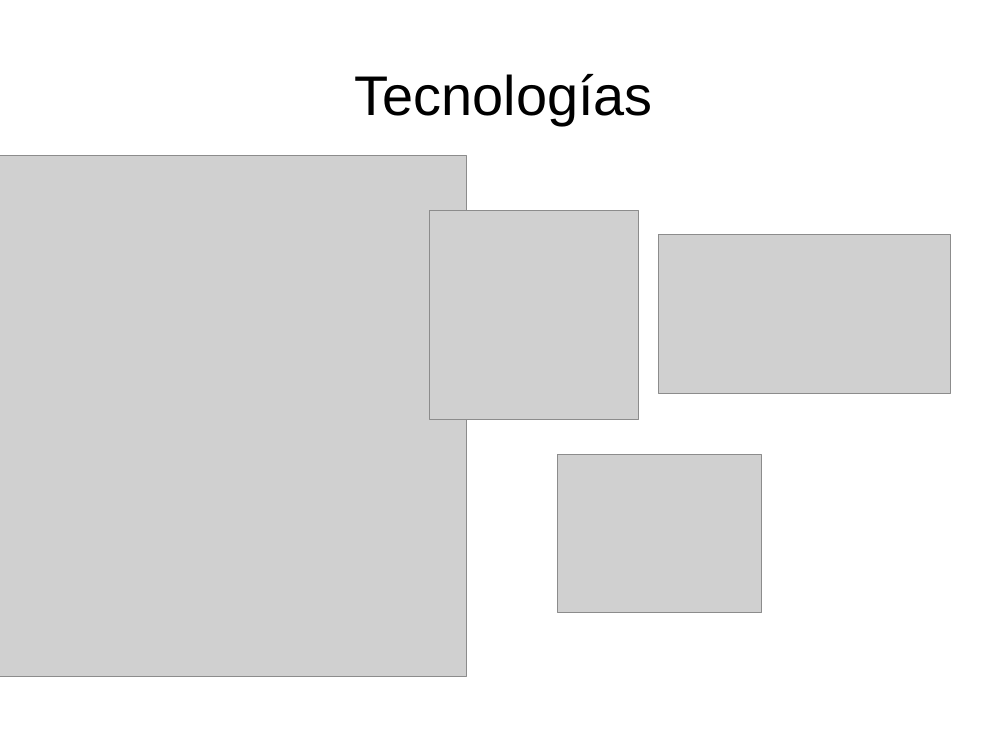
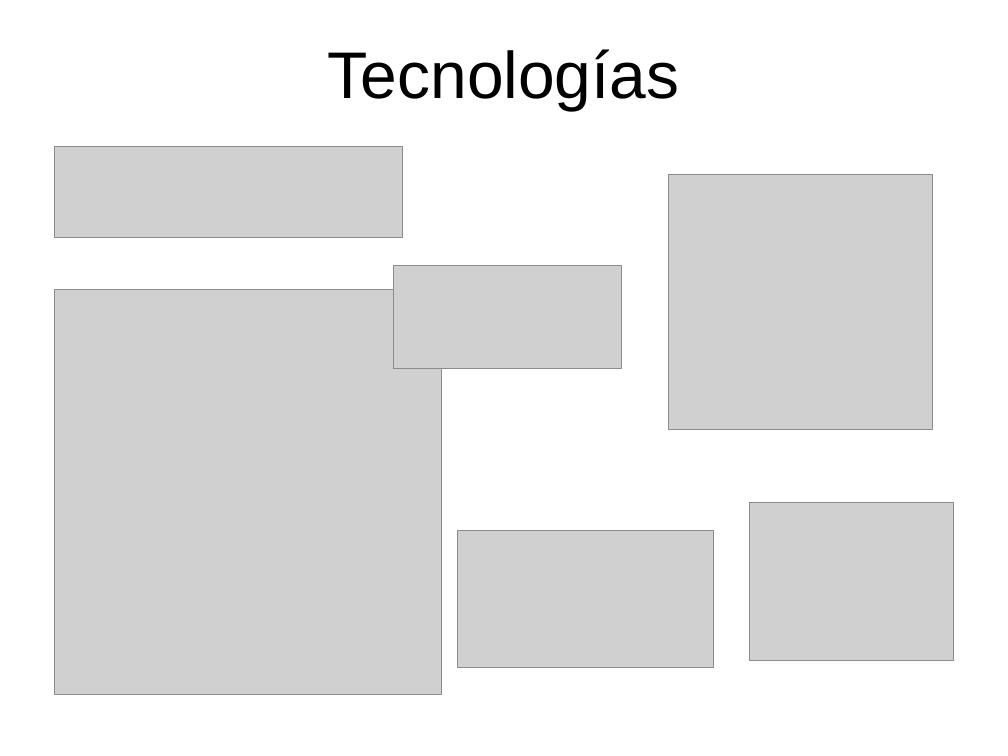
Before and after one commit to JaumeRibas/Shooter2D, a slide deck: slide 4 of Shooter2D/docs/presentacion/presentacion.odp (slide 3 before the commit). Drawn at 1008x756 pixels with LibreOffice and Linux fonts; fonts in the diff are those of the drawing; grey boxes stand for pictures; background and template pictures are left out. Boxes give left, top, right and bottom in pixels: in the first picture for what was removed or moved away, otherwise in the second. Text is boxed around its words. In the diff, an @@ line names an element or a change of style, - is before the commit and + after.

```diff
--- a/Shooter2D/docs/presentacion/presentacion.odp
+++ b/Shooter2D/docs/presentacion/presentacion.odp
@@ title "Tecnologías" at (x1=328, y1=49, x2=680, y2=111): size 44 to 51.9 pt @@
@@ picture added at (x1=55, y1=146, x2=402, y2=238) @@
@@ picture resized from (x1=659, y1=234, x2=950, y2=393) to (x1=669, y1=175, x2=933, y2=430) @@
@@ picture resized from (x1=430, y1=210, x2=639, y2=420) to (x1=393, y1=265, x2=622, y2=369) @@
@@ picture resized from (x1=0, y1=155, x2=466, y2=677) to (x1=55, y1=290, x2=442, y2=695) @@
@@ picture added at (x1=750, y1=503, x2=954, y2=661) @@
@@ picture resized from (x1=558, y1=455, x2=762, y2=613) to (x1=457, y1=531, x2=713, y2=668) @@
```
Also in this commit, not shown: 1 other slide changed, 7 slides added, 1 slide removed.
